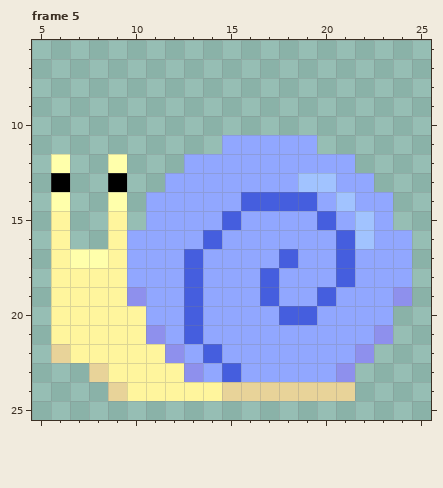
Two states of a pixel-art file, The Fallen Guardian/Assets/Art/Characters/Enemies/Snail/Wander/Snail_Wander_Left.aseprite. Above, as it was before the edit.
32x32 pixels, 8 frames. Shown: frame 5: x 5..25, y 6..25. The commit also changed other frames, which this record leaves out.
Now the later version:
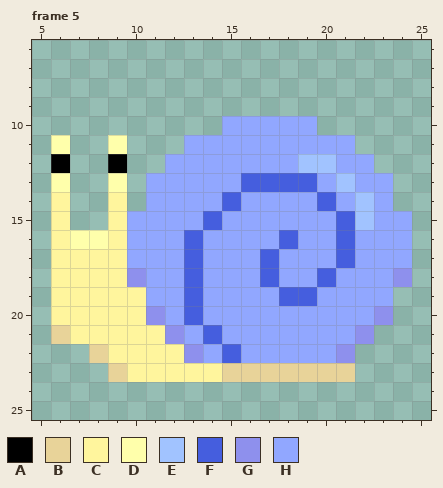
Palette (. is transparent): A #000000  B #e8d399  C #fff59d  D #ffffab  E #a1c3ff  F #455ede  G #8e90ed  H #91a7ff
What changed:
Frame 5, layers "Face", "Body", "Shell":
The author changed colour D to colour A in row 12 at x 6 and 9.
The author changed colour C to colour B in row 21 at x 6; in row 22 at x 8; in row 23 at x 9.
The author changed colour F to colour B in row 23 at x 15.
The author changed colour G to colour B in row 23 at x 21.
The author changed colour H to colour B in row 23 at x 16 to 20.
The author changed colour D to colour C in row 14 at x 6 and 9; in row 17 at x 7 to 8.
The author changed colour G to colour C in row 19 at x 10; in row 21 at x 11; in row 22 at x 12; in row 23 at x 13.
The author changed colour H to colour C in row 23 at x 14.
Colour D now appears in row 11 at x 6 and 9; in row 16 at x 7 to 8.
The author changed colour A to colour D in row 13 at x 6 and 9.
The author changed colour H to colour E in row 12 at x 19 to 20; in row 13 at x 21; in row 14 at x 22.
The author changed colour E to colour F in row 13 at x 19.
The author changed colour H to colour F in row 13 at x 16 to 18; in row 14 at x 15 and 20; in row 15 at x 14 and 21; in row 16 at x 13 and 18; in row 17 at x 17; in row 18 at x 20.
The author changed colour H to colour F in row 19 at x 18 to 19; in row 21 at x 14; in row 22 at x 15.
The author changed colour H to colour G in row 18 at x 10 and 24; in row 20 at x 11 and 23; in row 21 at x 12 and 22; in row 22 at x 13 and 21.
Colour H now appears in row 10 at x 15 to 19; in row 11 at x 13 to 14 and 20 to 21; in row 12 at x 12 and 22; in row 13 at x 11 and 23; in row 15 at x 10 and 24.
The author changed colour E to colour H in row 13 at x 20; in row 14 at x 21; in row 16 at x 22.
The author changed colour F to colour H in row 14 at x 16 to 19; in row 15 at x 15 and 20; in row 16 at x 14; in row 17 at x 18; in row 18 at x 21; in row 19 at x 17 and 20.
The author changed colour F to colour H in row 20 at x 18 to 19; in row 21 at x 13; in row 22 at x 14.
Colour B is removed in row 22 at x 6; in row 23 at x 8; in row 24 at x 9 and 15 to 21.
Colour C is removed in row 22 at x 7; in row 24 at x 10 to 14.
Colour G is removed in row 19 at x 24; in row 21 at x 23; in row 22 at x 22.
Boxes around the changes in both pictures, in picture pixels (x1, y1, x2, y2):
changed: (51, 116, 412, 401)
